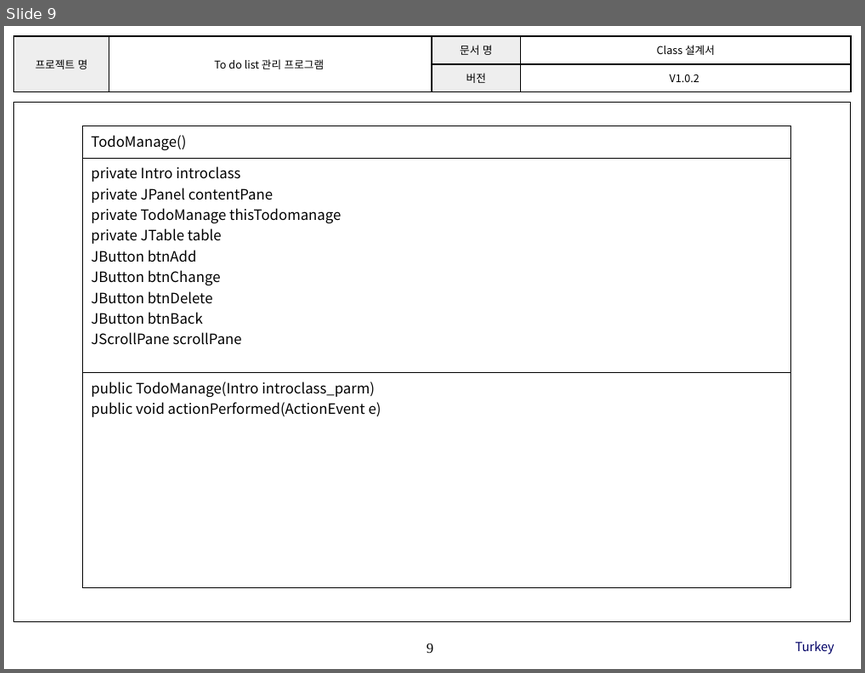
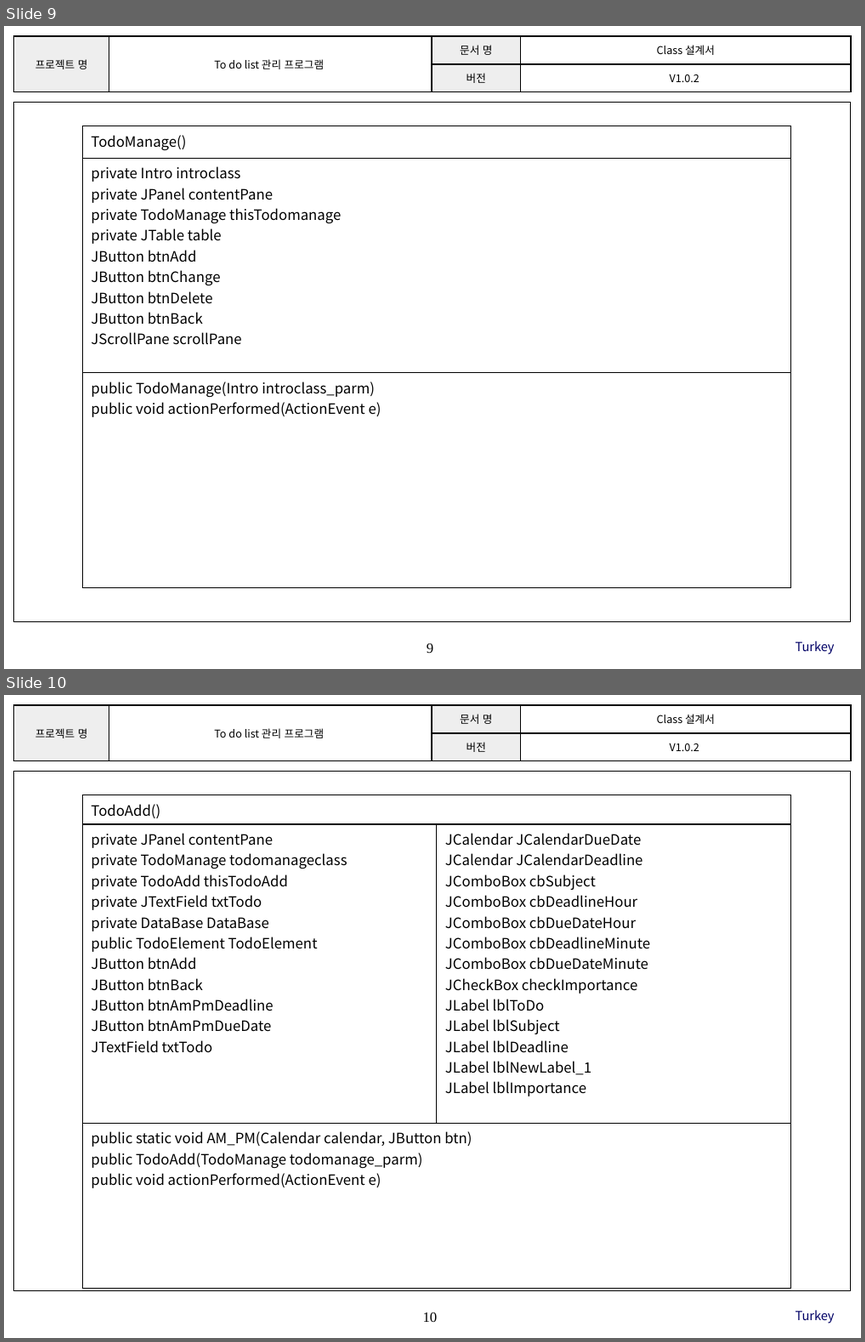
Before and after one commit to SE-admin/7, a slide deck: doc/3_ 설계서/Class Design.pptx. Shown one above the other, each under a label of ours: slide 9 before the commit, slides 9 and 10 after it. The pictures are 865x673 and 865x1342 pixels, drawn with LibreOffice and Linux fonts; fonts in the diff are those of the drawing; background and template pictures are left out. Boxes give left, top, right and bottom in pixels: in the first picture for what was removed or moved away, otherwise in the second. Text is boxed around its words. In the diff, an @@ line names an element or a change of style, - is before the commit and + after.

Commit message:
Class Design|doc|TodoAdd,TodoElement,Todochange 클래스 설계 등록

```diff
--- a/doc/3_ 설계서/Class Design.pptx
+++ b/doc/3_ 설계서/Class Design.pptx
@@ slide 10 added at (4, 695, 861, 1338), background #FFFFFF; not listed: 3 template elements that a slide beside it also shows @@
@@ table added at (83, 795, 790, 1235), 3 rows, 2 columns @@
+TodoAdd() | 
+private JPanel contentPane / private TodoManage todomanageclass / private TodoAdd thisTodoAdd / private JTextField txtTodo / private DataBase DataBase / public TodoElement TodoElement / JButton btnAdd / JButton btnBack / JButton btnAmPmDeadline / JButton btnAmPmDueDate / JTextField txtTodo | JCalendar JCalendarDueDate / JCalendar JCalendarDeadline / JComboBox cbSubject / JComboBox cbDeadlineHour / JComboBox cbDueDateHour / JComboBox cbDeadlineMinute / JComboBox cbDueDateMinute / JCheckBox checkImportance / JLabel lblToDo / JLabel lblSubject / JLabel lblDeadline / JLabel lblNewLabel_1 / JLabel lblImportance
+public static void AM_PM(Calendar calendar, JButton btn) / public TodoAdd(TodoManage todomanage_parm) / public void actionPerformed(ActionEvent e) | 
@@ text added at (795, 1310, 834, 1323), 10.5 pt, text #000066 @@
+Turkey
```
Also in this commit, not shown: 3 slides changed, 2 slides removed.
